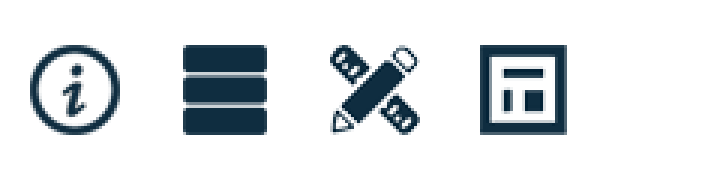
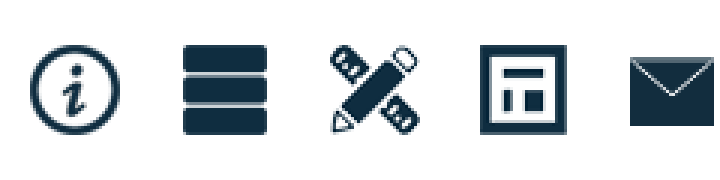
The second (720, 180) image is a revision of the first. Changes to its layers:
added layer "Polygon 1" above "Rectangle 1" over <box>630,57,714,96</box>
added layer "Rectangle 1" above "Layer 4" over <box>630,57,714,126</box>
